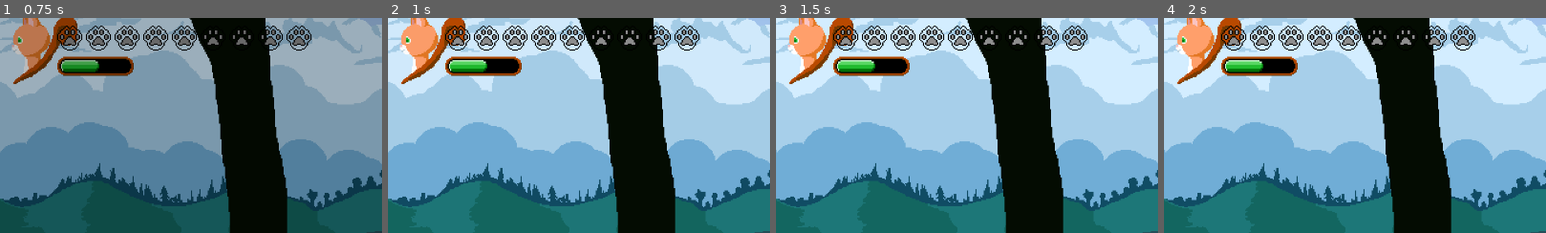
Above: before the commit, frames 1-4 (left to right).
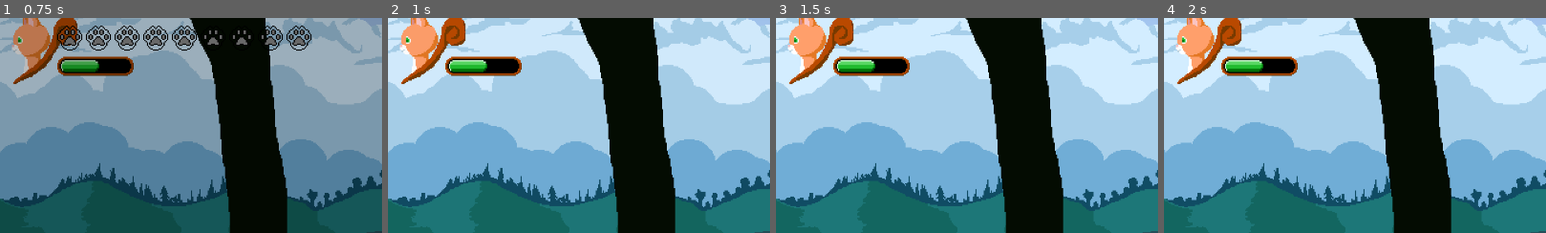
Above: after the commit, the same moments.

Repository: PalomPorom7/Metroidvania
Game: Godot game, scene res://Scenes/game.tscn
Two runs of this game, one before a commit and one after it. Both use one fixed random seed, a clock stepped at 60 frames per second and the inputs below.
Inputs:
- Up to frame 1 (0.75 s): tap Enter at 0.5 s; hold Up (look_up) from 0.53 s (still down)
- Up to frame 2 (1 s): keep holding Up (look_up); tap Z (jump) at 0.77 s; tap 0 at 0.8 s
- Up to frame 3 (1.5 s): release Up (look_up) at 1.28 s; tap 0 at 1.35 s
- Up to frame 4 (2 s): tap Z (jump) at 1.52 s; tap 1 at 1.55 s
The pictures show only the part of the screen within x 0-50%, y 5-55%; the shares and areas given below are measured in that part.

Frame 1 is identical in both runs. In frame 2, 2.9% of the frame differs, in the area x 15-82%, y 3-16%; in frame 3, 2.9%; in frame 4, 2.9%.

Commit message:
Icon Counter

Diff:
--- a/Scenes/game.tscn
+++ b/Scenes/game.tscn
@@ -15,20 +15,11 @@
 [ext_resource type="Texture2D" uid="uid://dagwsiaytr45s" path="res://Assets/Sprites/UI/hero-portrait.png" id="11_1phco"]
 [ext_resource type="Texture2D" uid="uid://dqknc01v3mlhn" path="res://Assets/Sprites/UI/Health.png" id="12_nb51f"]
 [ext_resource type="PackedScene" uid="uid://dmj88ram4yj1a" path="res://Scenes/health_icon.tscn" id="13_1phco"]
+[ext_resource type="Script" uid="uid://cohlw0nmntkmh" path="res://Scripts/UI/icon_counter.gd" id="13_nnt18"]
 
 [sub_resource type="ViewportTexture" id="ViewportTexture_ldgsr"]
 viewport_path = NodePath("MapViewport")
 
-[sub_resource type="AtlasTexture" id="AtlasTexture_nb51f"]
-resource_local_to_scene = true
-atlas = ExtResource("12_nb51f")
-region = Rect2(192, 0, 32, 32)
-
-[sub_resource type="AtlasTexture" id="AtlasTexture_nnt18"]
-resource_local_to_scene = true
-atlas = ExtResource("12_nb51f")
-region = Rect2(192, 0, 32, 32)
-
 [sub_resource type="AtlasTexture" id="AtlasTexture_ewbju"]
 resource_local_to_scene = true
 atlas = ExtResource("12_nb51f")
@@ -60,6 +51,16 @@
 region = Rect2(192, 0, 32, 32)
 
 [sub_resource type="AtlasTexture" id="AtlasTexture_mg4q0"]
+resource_local_to_scene = true
+atlas = ExtResource("12_nb51f")
+region = Rect2(192, 0, 32, 32)
+
+[sub_resource type="AtlasTexture" id="AtlasTexture_vm72l"]
+resource_local_to_scene = true
+atlas = ExtResource("12_nb51f")
+region = Rect2(192, 0, 32, 32)
+
+[sub_resource type="AtlasTexture" id="AtlasTexture_22asu"]
 resource_local_to_scene = true
 atlas = ExtResource("12_nb51f")
 region = Rect2(192, 0, 32, 32)
@@ -163,42 +164,44 @@
 offset_right = 257.0
 offset_bottom = 40.0
 theme_override_constants/separation = -8
+script = ExtResource("13_nnt18")
+_icon_scene = ExtResource("13_1phco")
 
 [node name="HealthIcon1" parent="CanvasLayer/HUD/Vitals/HealthCounter" unique_id=1585766523 instance=ExtResource("13_1phco")]
 layout_mode = 2
-texture = SubResource("AtlasTexture_nb51f")
+texture = SubResource("AtlasTexture_ewbju")
 
 [node name="HealthIcon2" parent="CanvasLayer/HUD/Vitals/HealthCounter" unique_id=308534979 instance=ExtResource("13_1phco")]
 layout_mode = 2
-texture = SubResource("AtlasTexture_nnt18")
+texture = SubResource("AtlasTexture_85qyi")
 
 [node name="HealthIcon3" parent="CanvasLayer/HUD/Vitals/HealthCounter" unique_id=535387212 instance=ExtResource("13_1phco")]
 layout_mode = 2
-texture = SubResource("AtlasTexture_ewbju")
+texture = SubResource("AtlasTexture_iivbl")
 
 [node name="HealthIcon4" parent="CanvasLayer/HUD/Vitals/HealthCounter" unique_id=38168909 instance=ExtResource("13_1phco")]
 layout_mode = 2
-texture = SubResource("AtlasTexture_85qyi")
+texture = SubResource("AtlasTexture_7nbq1")
 
 [node name="HealthIcon5" parent="CanvasLayer/HUD/Vitals/HealthCounter" unique_id=326093497 instance=ExtResource("13_1phco")]
 layout_mode = 2
-texture = SubResource("AtlasTexture_iivbl")
+texture = SubResource("AtlasTexture_exi56")
 
 [node name="HealthIcon6" parent="CanvasLayer/HUD/Vitals/HealthCounter" unique_id=34202027 instance=ExtResource("13_1phco")]
 layout_mode = 2
-texture = SubResource("AtlasTexture_7nbq1")
+texture = SubResource("AtlasTexture_7t8sx")
 
 [node name="HealthIcon7" parent="CanvasLayer/HUD/Vitals/HealthCounter" unique_id=1737950826 instance=ExtResource("13_1phco")]
 layout_mode = 2
-texture = SubResource("AtlasTexture_exi56")
+texture = SubResource("AtlasTexture_mg4q0")
 
 [node name="HealthIcon8" parent="CanvasLayer/HUD/Vitals/HealthCounter" unique_id=298415098 instance=ExtResource("13_1phco")]
 layout_mode = 2
-texture = SubResource("AtlasTexture_7t8sx")
+texture = SubResource("AtlasTexture_vm72l")
 
 [node name="HealthIcon9" parent="CanvasLayer/HUD/Vitals/HealthCounter" unique_id=632355684 instance=ExtResource("13_1phco")]
 layout_mode = 2
-texture = SubResource("AtlasTexture_mg4q0")
+texture = SubResource("AtlasTexture_22asu")
 
 [node name="MagicGauge" type="ProgressBar" parent="CanvasLayer/HUD/Vitals" unique_id=415712282]
 layout_mode = 0
--- /dev/null
+++ b/Scripts/UI/icon_counter.gd
@@ -0,0 +1,52 @@
+extends Control
+
+
+@export var _icon_scene: PackedScene
+@export var _cap: int = 9
+@onready var _max_value: int = get_child_count()
+var _value: int
+
+
+func set_max_value(new_max_value: int) -> void:
+	# Validate
+	new_max_value = clampi(new_max_value, 0, _cap)
+	if new_max_value == _max_value:
+		return
+	# Increase
+	if new_max_value > _max_value:
+		for i in range(_max_value, new_max_value):
+			add_child(_icon_scene.instantiate())
+	# Decrease
+	else:
+		for i in range(_max_value, new_max_value, -1):
+			get_child(i - 1).queue_free()
+	_max_value = new_max_value
+
+
+func set_value(new_value: int) -> void:
+	# Validate
+	new_value = clampi(new_value, 0, _max_value)
+	if new_value == _value:
+		return
+	# Increase
+	if new_value > _value:
+		for i in range(_value, new_value):
+			get_child(i).fill()
+	# Decrease
+	else:
+		for i in range(_value, new_value, -1):
+			get_child(i - 1).empty()
+	_value = new_value
+
+
+func _input(event: InputEvent) -> void:
+	if event is InputEventKey and event.pressed:
+		match event.keycode:
+			KEY_0, KEY_1, KEY_2, KEY_3, KEY_4, KEY_5, KEY_6, KEY_7, KEY_8, KEY_9:
+				var number: int = event.keycode - KEY_0
+				if Input.is_action_pressed("look_up"):
+					print("Set max health to " + str(number))
+					set_max_value(number)
+				else:
+					print("Set current health to " + str(number))
+					set_value(number)
Not shown, added: Scripts/UI/icon_counter.gd.uid
